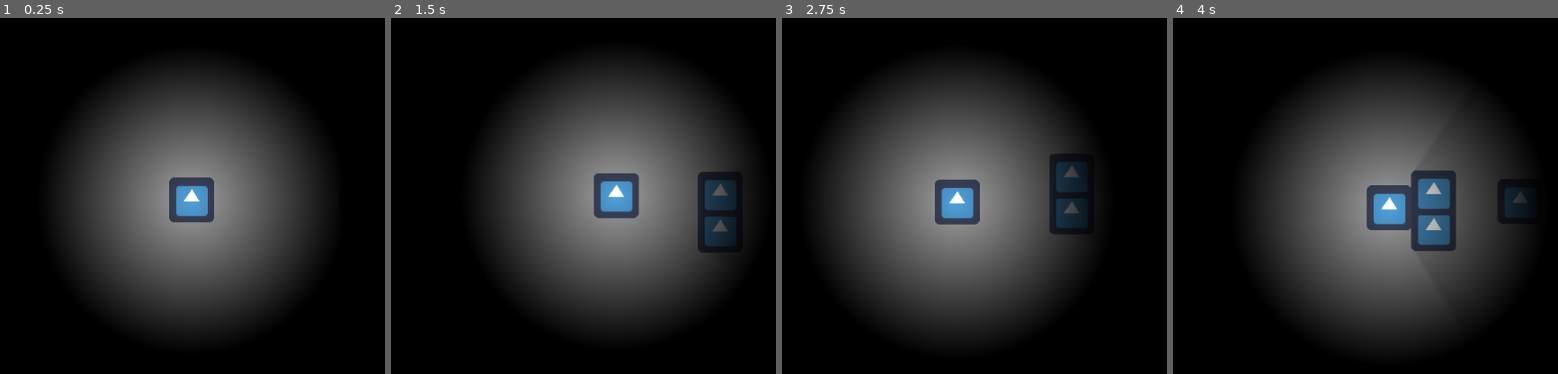
Above: before the commit, frames 1-4 (left to right).
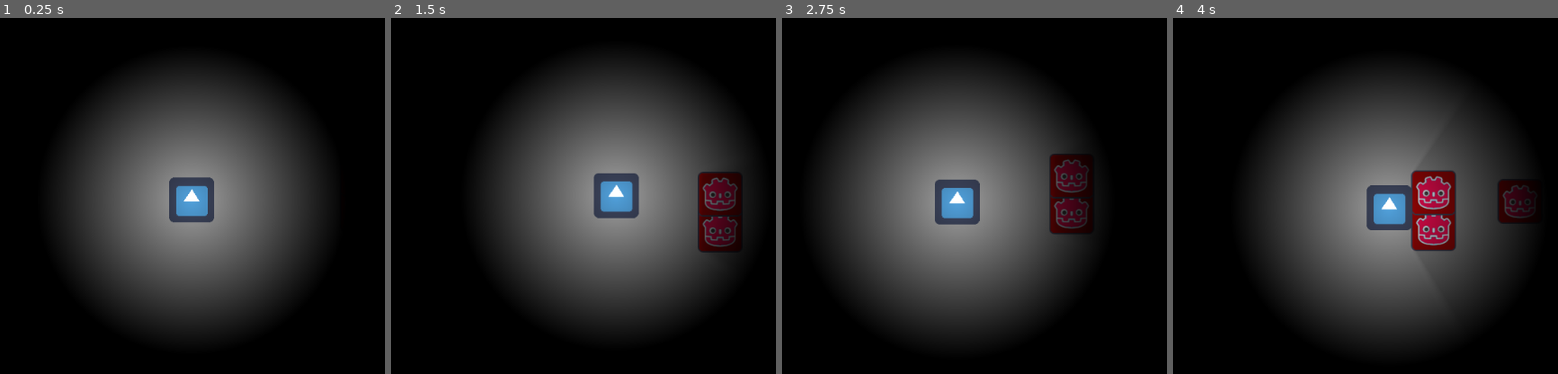
Above: after the commit, the same moments.

Repository: carlosecb/meeting_jam
Game: Godot game, scene res://Node2D.tscn
Same seed, same stepped clock (60 frames per second), same inputs: the game is played once before the commit and once after it. The engine's default icon, where the game draws it, is replaced by a stand-in: a white triangle on a blue panel in a dark square.
Inputs:
- Up to frame 1 (0.25 s): no input
- Up to frame 2 (1.5 s): tap Enter at 0.5 s; hold D (right) from 0.53 s (still down); tap Space (jump) at 0.77 s
- Up to frame 3 (2.75 s): tap Space (jump) at 1.52 s; release D (right) at 2.03 s; hold A (left) from 2.03 s (still down)
- Up to frame 4 (4 s): release A (left) at 2.78 s; hold D (right) from 2.78 s (still down); tap Space (jump) at 3.02, 3.77 s

The runs differ from the first frame. In frame 2, 1.9% of the frame differs, in the area x 79-90%, y 43-66%; in frame 3, 1.7%; in frame 4, 3.0%, in the area x 62-92%, y 43-66%.

Commit message:
Update enemies' sprite icon

Diff:
--- a/src/Node2D.tscn
+++ b/src/Node2D.tscn
@@ -1,9 +1,9 @@
 [gd_scene load_steps=8 format=2]
 
 [ext_resource path="res://background.png" type="Texture" id=1]
-[ext_resource path="res://icon.png" type="Texture" id=2]
 [ext_resource path="res://Enemy.gd" type="Script" id=3]
 [ext_resource path="res://Player.tscn" type="PackedScene" id=4]
+[ext_resource path="res://icon_enemy.png" type="Texture" id=5]
 
 [sub_resource type="RectangleShape2D" id=1]
 extents = Vector2( 31.9763, 32.0017 )
@@ -22,7 +22,6 @@
 texture = ExtResource( 1 )
 
 [node name="StaticBody2D" type="StaticBody2D" parent="."]
-editor/display_folded = true
 position = Vector2( 757.631, 432.383 )
 __meta__ = {
 "_edit_group_": true
@@ -32,7 +31,7 @@
 shape = SubResource( 1 )
 
 [node name="Sprite" type="Sprite" parent="StaticBody2D"]
-texture = ExtResource( 2 )
+texture = ExtResource( 5 )
 
 [node name="LightOccluder2D" type="LightOccluder2D" parent="StaticBody2D"]
 occluder = SubResource( 2 )
@@ -48,7 +47,7 @@
 
 [node name="Sprite" type="Sprite" parent="StaticBody2D2"]
 position = Vector2( 0, 1.19751 )
-texture = ExtResource( 2 )
+texture = ExtResource( 5 )
 
 [node name="LightOccluder2D" type="LightOccluder2D" parent="StaticBody2D2"]
 occluder = SubResource( 2 )
@@ -61,7 +60,7 @@
 shape = SubResource( 1 )
 
 [node name="Sprite" type="Sprite" parent="Enemy"]
-texture = ExtResource( 2 )
+texture = ExtResource( 5 )
 
 [node name="LightOccluder2D" type="LightOccluder2D" parent="Enemy"]
 occluder = SubResource( 2 )
Not shown, added: src/icon_enemy.png.import
